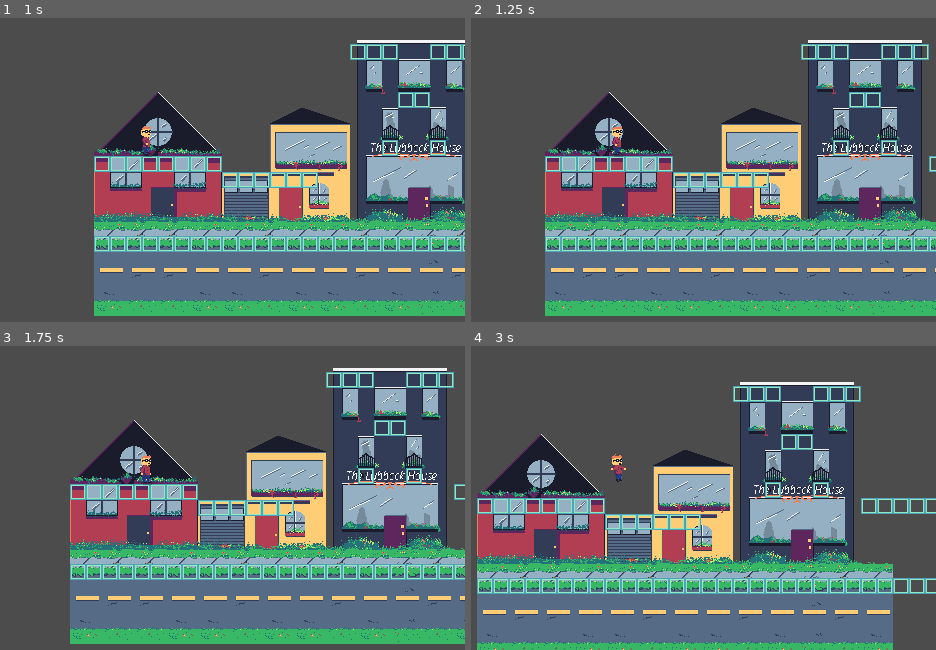
Above: before the commit, frames 1-4 (two rows, left to right).
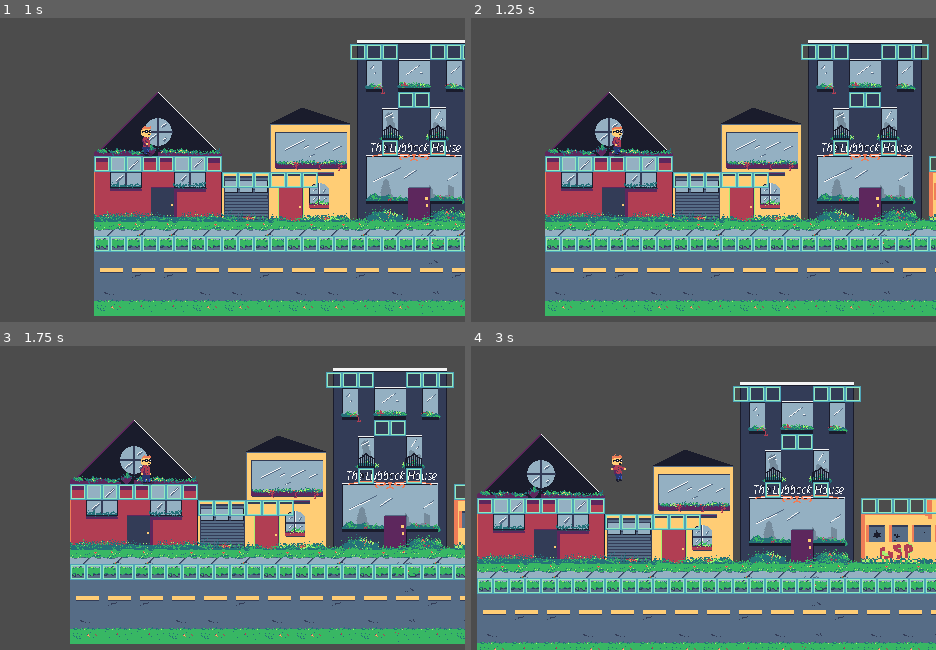
Above: after the commit, the same moments.

Repository: TylerZonies/GJ_SuperVictim
Game: Godot game, scene res://scenes/tilemaps.tscn
The game is run twice, just before and just after one commit, with the same random seed, the same clock (stepped at 60 frames per second) and the same inputs. The project has no main scene, so this scene is started directly.
Inputs:
- Up to frame 1 (1 s): hold D (right) from 0.53 s (still down)
- Up to frame 2 (1.25 s): keep holding D (right)
- Up to frame 3 (1.75 s): release D (right) at 1.28 s; hold S (down) from 1.28 s (still down)
- Up to frame 4 (3 s): tap Enter at 2 s; release S (down) at 2.03 s; hold D (right) 2.03-2.78 s; hold W (up) from 2.78 s (still down)

Frame 1 is identical in both runs. In frame 2, 0.2% of the frame differs, in the area x 98-100%, y 50-68%; in frame 3, 0.4%; in frame 4, 5.1%, in the area x 83-100%, y 50-100%.

Commit message:
2 houses added

Diff:
--- a/SUPERVICTIM/assets/background.tres
+++ b/SUPERVICTIM/assets/background.tres
@@ -1,8 +1,10 @@
-[gd_resource type="TileSet" load_steps=4 format=2]
+[gd_resource type="TileSet" load_steps=6 format=2]
 
 [ext_resource path="res://assets/sprites/tiles/house1.png" type="Texture" id=1]
 [ext_resource path="res://assets/sprites/tiles/house2.png" type="Texture" id=2]
 [ext_resource path="res://assets/sprites/tiles/house3.png" type="Texture" id=3]
+[ext_resource path="res://assets/sprites/tiles/house4.png" type="Texture" id=4]
+[ext_resource path="res://assets/sprites/tiles/house5.png" type="Texture" id=5]
 
 [resource]
 0/name = "house1.png 0"
@@ -47,3 +49,31 @@
 2/shape_one_way_margin = 0.0
 2/shapes = [  ]
 2/z_index = 0
+3/name = "house4.png 3"
+3/texture = ExtResource( 4 )
+3/tex_offset = Vector2( 0, 0 )
+3/modulate = Color( 1, 1, 1, 1 )
+3/region = Rect2( 0, 16, 128, 80 )
+3/tile_mode = 0
+3/occluder_offset = Vector2( 0, 0 )
+3/navigation_offset = Vector2( 0, 0 )
+3/shape_offset = Vector2( 0, 0 )
+3/shape_transform = Transform2D( 1, 0, 0, 1, 0, 0 )
+3/shape_one_way = false
+3/shape_one_way_margin = 0.0
+3/shapes = [  ]
+3/z_index = 0
+4/name = "house5.png 4"
+4/texture = ExtResource( 5 )
+4/tex_offset = Vector2( 0, 0 )
+4/modulate = Color( 1, 1, 1, 1 )
+4/region = Rect2( 0, 0, 128, 128 )
+4/tile_mode = 0
+4/occluder_offset = Vector2( 0, 0 )
+4/navigation_offset = Vector2( 0, 0 )
+4/shape_offset = Vector2( 0, 0 )
+4/shape_transform = Transform2D( 1, 0, 0, 1, 0, 0 )
+4/shape_one_way = false
+4/shape_one_way_margin = 0.0
+4/shapes = [  ]
+4/z_index = 0
--- a/SUPERVICTIM/scenes/tilemaps.tscn
+++ b/SUPERVICTIM/scenes/tilemaps.tscn
@@ -12,21 +12,21 @@
 tile_set = ExtResource( 4 )
 cell_size = Vector2( 16, 16 )
 format = 1
-tile_data = PoolIntArray( -393200, 2, 0, -131072, 0, 0, -131064, 1, 0 )
+tile_data = PoolIntArray( -393200, 2, 0, -393176, 2, 0, -131072, 0, 0, -131064, 1, 0, -131024, 0, 0, -65504, 4, 0, 131096, 3, 0, 131128, 3, 0 )
 
 [node name="street_tiles" type="TileMap" parent="."]
 tile_set = ExtResource( 2 )
 cell_size = Vector2( 16, 16 )
 cell_tile_origin = 1
 format = 1
-tile_data = PoolIntArray( 393216, 0, 0, 393218, 1, 0, 393220 …(106 unchanged characters)… 393236, 2, 0, 393238, 1, 0, 393240, 0, 0 )
+tile_data = PoolIntArray( 393216, 0, 0, 393218, 1, 0, 393220 …(106 unchanged characters)… 393236, 2, 0, 393238, 1, 0, 393240, 0, 0, 393242, 0, 0, 393244, 0, 0, 393246, 0, 0, 393248, 0, 0, 393250, 0, 0, 393252, 0, 0, 393254, 0, 0, 393255, 1, 0, 393256, 0, 0, 393257, 0, 0, 393258, 2, 0, 393259, 0, 0, 393260, 2, 0, 393261, 2, 0, 393262, 2, 0, 393263, 2, 0, 393264, 2, 0, 393265, 0, 0, 393266, 1, 0, 393267, 0, 0, 393268, 1, 0, 393269, 0, 0, 393270, 0, 0, 393272, 0, 0, 393273, 0, 0, 393274, 0, 0, 393275, 0, 0, 393276, 0, 0, 393277, 0, 0, 393278, 0, 0, 393279, 0, 0, 393280, 0, 0 )
 
 [node name="collision" type="TileMap" parent="."]
 tile_set = ExtResource( 1 )
 cell_size = Vector2( 16, 16 )
 cell_custom_transform = Transform2D( 16, 0, 0, 16, 0, 0 )
 format = 1
-tile_data = PoolIntArray( -327664, 0, 0, -327663, 0, 0, -327 …(798 unchanged characters)… 458782, 0, 0, 458783, 0, 0, 458784, 0, 0 )
+tile_data = PoolIntArray( -327664, 0, 0, -327663, 0, 0, -327 …(798 unchanged characters)… 458782, 0, 0, 458783, 0, 0, 458784, 0, 0, 458785, 0, 0, 458786, 0, 0, 458787, 0, 0, 458788, 0, 0, 458789, 0, 0, 458790, 0, 0, 458791, 0, 0, 458792, 0, 0, 458793, 0, 0, 458794, 0, 0, 458795, 0, 0, 458796, 0, 0, 458797, 0, 0, 458798, 0, 0, 458799, 0, 0, 458800, 0, 0, 458801, 0, 0, 458802, 0, 0, 458803, 0, 0, 458804, 0, 0, 458805, 0, 0, 458806, 0, 0, 458807, 0, 0, 458808, 0, 0, 458809, 0, 0, 458810, 0, 0, 458811, 0, 0, 458812, 0, 0, 458813, 0, 0, 458814, 0, 0, 458815, 0, 0, 458816, 0, 0, 458817, 0, 0 )
 
 [node name="player" parent="." instance=ExtResource( 3 )]
 position = Vector2( 14.2327, -41.2496 )
Binary file added: SUPERVICTIM/assets/sprites/tiles/house4.png
Not shown, added: SUPERVICTIM/assets/sprites/tiles/house4.png.import
Binary file added: SUPERVICTIM/assets/sprites/tiles/house5.png
Not shown, added: SUPERVICTIM/assets/sprites/tiles/house5.png.import
